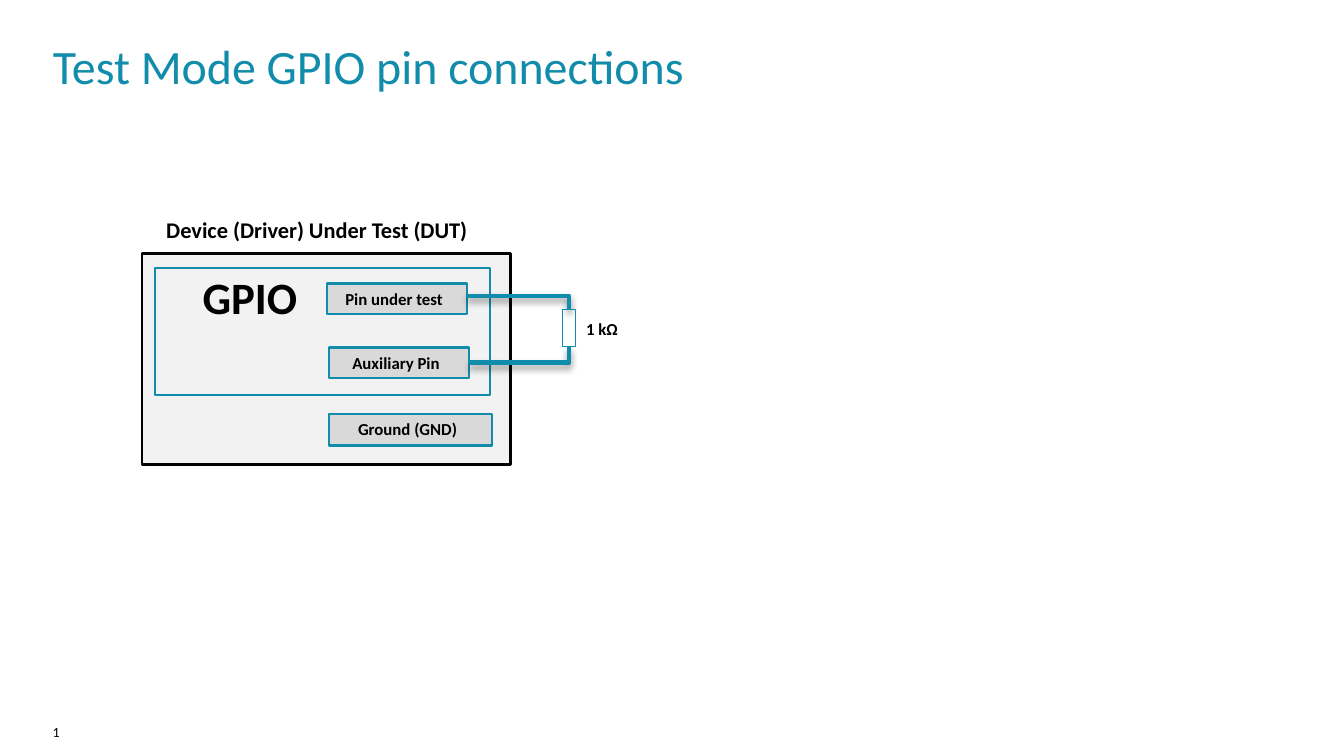
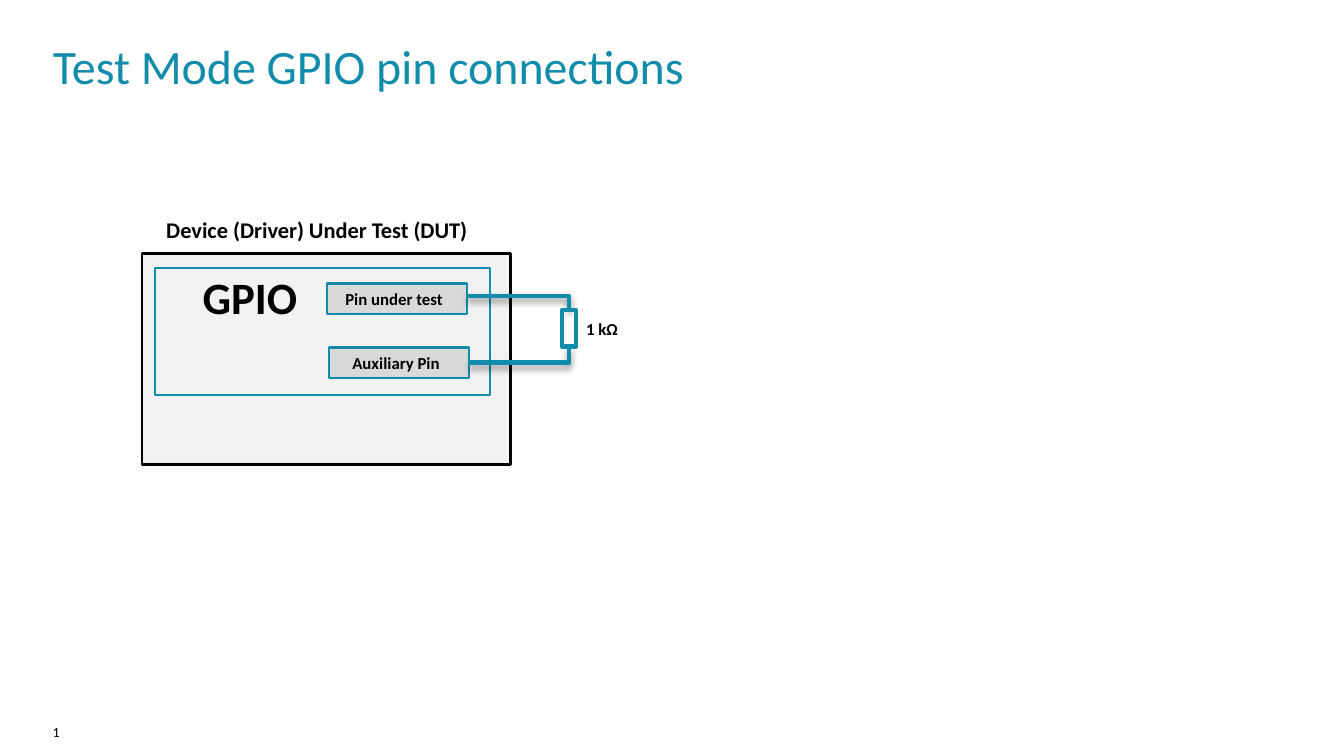
Before and after one commit to ZigaMahne/CMSIS-Driver_Validation, a slide deck: slide 1 of DoxyGen/src/images/src/GPIO_pin_connection.pptx. Drawn at 1344x756 pixels with LibreOffice and Linux fonts; fonts in the diff are those of the drawing; background and template pictures are left out. Boxes give left, top, right and bottom in pixels: in the first picture for what was removed or moved away, otherwise in the second. Text is boxed around its words. In the diff, an @@ line names an element or a change of style, - is before the commit and + after.

Commit message:
Update GPIO driver validation (DV_GPIO.MC.c) in sync with other driver validations (+ some other minor updates and cleanup)

```diff
--- a/DoxyGen/src/images/src/GPIO_pin_connection.pptx
+++ b/DoxyGen/src/images/src/GPIO_pin_connection.pptx
@@ rectangle at (563, 310, 577, 346): outline #128CAB 0.75 pt to #128CAB 3 pt @@
@@ rectangle removed at (329, 414, 492, 446) @@
-Ground (GND)
```
Also in this commit, not shown: 8 other files.
